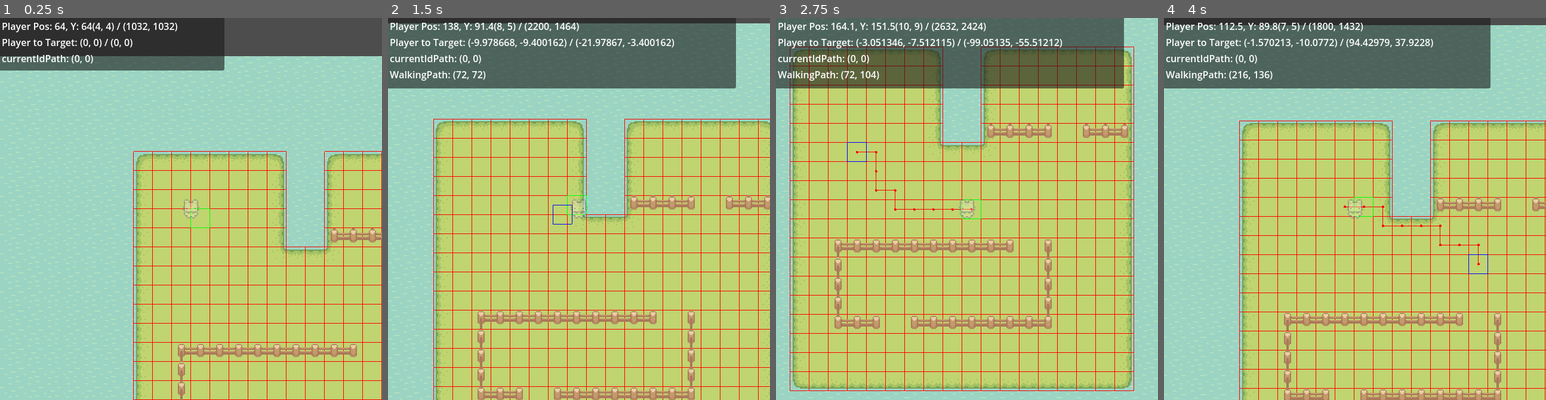
Above: before the commit, frames 1-4 (left to right).
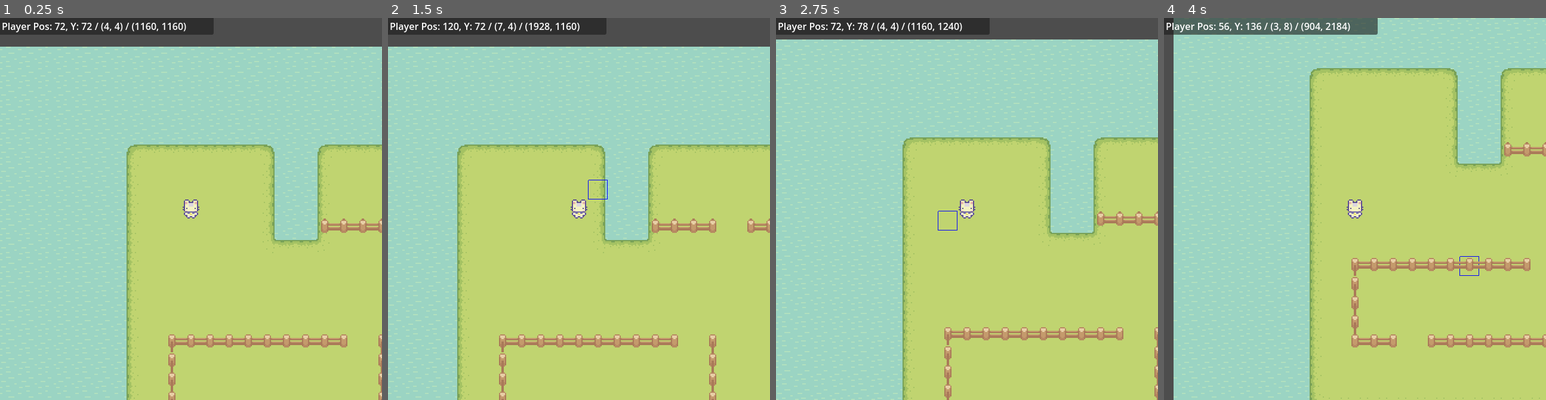
Above: after the commit, the same moments.

Repository: Joaomolin/AStarGrid2D-Godot-4
Game: Godot game, scene res://Main.tscn
Same seed, same stepped clock (60 frames per second), same inputs: the game is played once before the commit and once after it.
Inputs (mouse positions are in pixels of both pictures, inside the frame that each line leads up to):
- Up to frame 1 (0.25 s): no input
- Up to frame 2 (1.5 s): tap Enter (ui_accept) at 0.5, 0.77 s; move the mouse to (663, 189) at 0.52 s; hold Right (ui_right) 0.53-1.28 s; move the mouse to (502, 228) at 1.27 s; hold Down (ui_down) from 1.28 s (still down)
- Up to frame 3 (2.75 s): tap Enter (ui_accept) at 1.52 s; move the mouse to (1005, 124) at 2.02 s; release Down (ui_down) at 2.03 s; hold Right (ui_right) from 2.03 s (still down)
- Up to frame 4 (4 s): move the mouse to (1335, 285) at 2.77 s; release Right (ui_right) at 2.78 s; hold Up (ui_up) 2.78-3.53 s; tap Enter (ui_accept) at 3.02, 3.77 s; move the mouse to (1469, 266) at 3.52 s; hold Left (ui_left) from 3.53 s (still down)

The runs differ from the first frame. In frame 1, 19% of the frame differs, in the area x 0-100%, y 0-100%; in frame 2, 36%; in frame 3, 63%; in frame 4, 49%.

Commit message:
Fix unwanted diagonal movement

Diff:
--- a/Main.tscn
+++ b/Main.tscn
@@ -147,7 +147,7 @@
 
 [node name="Player" type="CharacterBody2D" parent="."]
 unique_name_in_owner = true
-position = Vector2(64, 64)
+position = Vector2(72, 72)
 script = ExtResource("4_6usf4")
 
 [node name="Camera2D" type="Camera2D" parent="Player"]
@@ -155,7 +155,6 @@
 zoom = Vector2(2, 2)
 
 [node name="Sprite2D" type="Sprite2D" parent="Player"]
-self_modulate = Color(1, 1, 1, 0.368627)
 texture = ExtResource("4_eo5eg")
 hframes = 4
 vframes = 4
@@ -179,4 +178,4 @@
 offset_right = 58.0
 offset_bottom = 21.0
 script = ExtResource("6_s5ic3")
-charSize = Vector2(9, 30)
+charSize = Vector2(8, 30)
--- a/Player.gd
+++ b/Player.gd
@@ -5,28 +5,28 @@
 #Grid
 @onready var tileMap: TileMap = %TileMap
 @onready var tileSize = tileMap.tile_set.tile_size
-@onready var gridPlayerTile : Rect2
-@onready var gridTargetTile : Rect2
-@onready var finalTile : Vector2
+@onready var currentTile : Vector2 = player.position
+var finalTile : Vector2
+var gridPlayerTile : Rect2
+var gridTargetTile : Rect2
 var grid: AStarGrid2D
 var idPath:PackedVector2Array
 var printIdPath:PackedVector2Array
-var currentIdPath : Vector2
 
 func _ready():
-
 	_startGrid()
 	_updateWalkableTiles()
 
 func _draw():
-	_drawPathToWalk()
+	#_drawPathToWalk()
 	_drawMapTiles()
 	pass
 
 func _physics_process(_delta):
 
-	_wasdWalk()
+	#_wasdWalk()
 	_mouseWalk()
+
 	_updateDebugInfo()
 
 	queue_redraw()
@@ -35,9 +35,6 @@
 	if event.is_action_pressed("ui_accept"):
 		#Update end of path
 		finalTile = get_global_mouse_position()
-
-	if !finalTile:	return
-
 
 #region Grid Setup
 
@@ -67,47 +64,8 @@
 	grid.update()
 #endregion
 
-#region Draw Tiles
-
-func _drawMapTiles():
-	if tileMap:
-		#Draw squares on tiles
-		var arrayOfCells = tileMap.get_used_cells(0)#Get terrain cells
-		for i in arrayOfCells.size():
-			var _cellX = arrayOfCells[i].x * tileSize.x - get_transform().origin.x # fix vectors origin pos to upper left corner of screen
-			var _cellY = arrayOfCells[i].y * tileSize.y - get_transform().origin.y # fix vectors origin pos to upper left corner of screen
-			var _tile = Rect2(_cellX, _cellY, tileSize.x, tileSize.y)
-
-			#Update player tile
-			var _isPlayer = tileMap.local_to_map(player.position) == Vector2i(arrayOfCells[i].x, arrayOfCells[i].y)
-			if (_isPlayer):
-				gridPlayerTile = _tile
-
-			#Update target tile
-			var _isWalkTarget = tileMap.local_to_map(finalTile) == Vector2i(arrayOfCells[i].x, arrayOfCells[i].y)
-			if (_isWalkTarget):
-				gridTargetTile = _tile
-
-			draw_rect(_tile, Color.RED, false)
-	#Draw above grid
-	draw_rect(gridPlayerTile, Color.GREEN, false)
-	draw_rect(gridTargetTile, Color.BLUE, false)
-
-func _drawPathToWalk():
-	if printIdPath.size() > 1:
-		#Draw path line
-		var _fixedVectors = printIdPath.duplicate()
-		for i in _fixedVectors.size():
-			_fixedVectors[i] -= player.position
-		draw_polyline(_fixedVectors, Color.RED)
-
-		#Draw circles on center of path tiles
-		for i in printIdPath.size():
-			draw_circle(printIdPath[i] - player.position, 1, Color.RED)
-
-#endregion
-
 #region Walk with WASD
+#Doesn't work all on edges
 
 func _wasdWalk():
 	var _speed = 120
@@ -141,37 +99,73 @@
 
 #endregion
 
-#region Walk with mouse
+#region Walk with Mouse
 func _mouseWalk():
-	_updatePathToWalk()
-	if idPath.size() < 2:	return
+	if idPath.size() < 2:
+		_updatePathToWalk()
+		return
 
 	var targetPos = idPath[1]
 
-	player.global_position = player.global_position.move_toward(targetPos, 1)
+	player.global_position = player.global_position.move_toward(targetPos, 1.2)
 
 	if player.global_position == targetPos:
-		print(str(player.global_position) + " == " + str(targetPos))
-		#idPath.remove_at(0)
-
+		_updatePathToWalk()
 
 func _updatePathToWalk():
 	var _from = tileMap.local_to_map(player.position)
 	var _to = tileMap.local_to_map(finalTile)
+
 	idPath = grid.get_id_path(_from, _to)
 
+	#Print path
 	printIdPath = idPath
 	for i in printIdPath.size(): #Fix positions
 		printIdPath[i] = tileMap.map_to_local(printIdPath[i])
 
 #endregion
 
+#region Draw Tiles
+
+func _drawMapTiles():
+	if tileMap:
+		#Draw squares on tiles
+		var arrayOfCells = tileMap.get_used_cells(0)#Get terrain cells
+		for i in arrayOfCells.size():
+			var _cellX = arrayOfCells[i].x * tileSize.x - get_transform().origin.x # fix vectors origin pos to upper left corner of screen
+			var _cellY = arrayOfCells[i].y * tileSize.y - get_transform().origin.y # fix vectors origin pos to upper left corner of screen
+			var _tile = Rect2(_cellX, _cellY, tileSize.x, tileSize.y)
+
+			#Update player tile
+			var _isPlayer = tileMap.local_to_map(player.position) == Vector2i(arrayOfCells[i].x, arrayOfCells[i].y)
+			if (_isPlayer):
+				gridPlayerTile = _tile
+
+			#Update target tile
+			var _isWalkTarget = tileMap.local_to_map(finalTile) == Vector2i(arrayOfCells[i].x, arrayOfCells[i].y)
+			if (_isWalkTarget):
+				gridTargetTile = _tile
+
+			#draw_rect(_tile, Color.RED, false)
+	#Draw above grid
+	#draw_rect(gridPlayerTile, Color.GREEN, false)
+	draw_rect(gridTargetTile, Color.BLUE, false)
+
+func _drawPathToWalk():
+	if printIdPath.size() > 1:
+		#Draw path line
+		var _fixedVectors = printIdPath.duplicate()
+		for i in _fixedVectors.size():
+			_fixedVectors[i] -= player.position
+		draw_polyline(_fixedVectors, Color.RED)
+
+		#Draw circles on center of path tiles
+		for i in printIdPath.size():
+			draw_circle(printIdPath[i] - player.position, 1, Color.RED)
+
+#endregion
+
 func _updateDebugInfo():
-	if printIdPath.size() > 1:
-		Debug.update("WalkingPath", "WalkingPath: " + str(printIdPath[printIdPath.size() - 1]))
-
 	var _xPos = str(snapped(self.position.x, 0.1))
 	var _yPos = str(snapped(self.position.y, 0.1))
-	Debug.update("PlayerInfo", "Player Pos: " + _xPos + ", Y: " + "" +  _yPos + str(tileMap.local_to_map(player.global_position)) + " / " + str(tileMap.map_to_local(player.global_position)))
-	Debug.update("PlayerGrid", "Player to Target: " + str(gridPlayerTile.position) + " / " + str(gridTargetTile.position))
-	Debug.update("currentIdPath", "currentIdPath: " + str(currentIdPath))
+	Debug.update("PlayerInfo", "Player Pos: " + _xPos + ", Y: " +  _yPos + " / " + str(tileMap.local_to_map(player.global_position)) + " / " + str(tileMap.map_to_local(player.global_position)))
